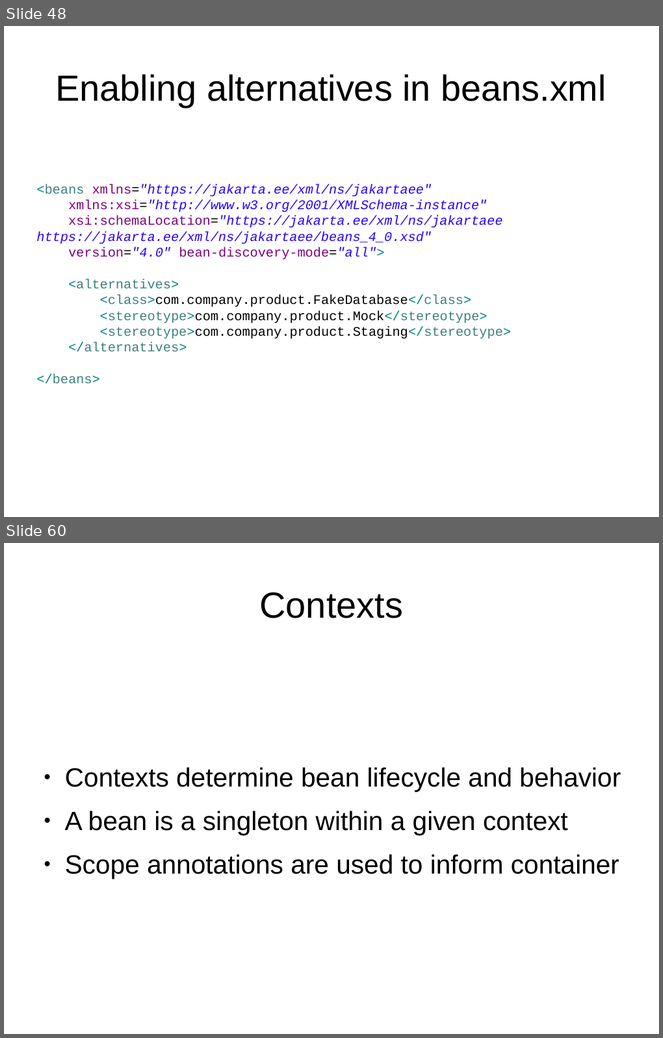
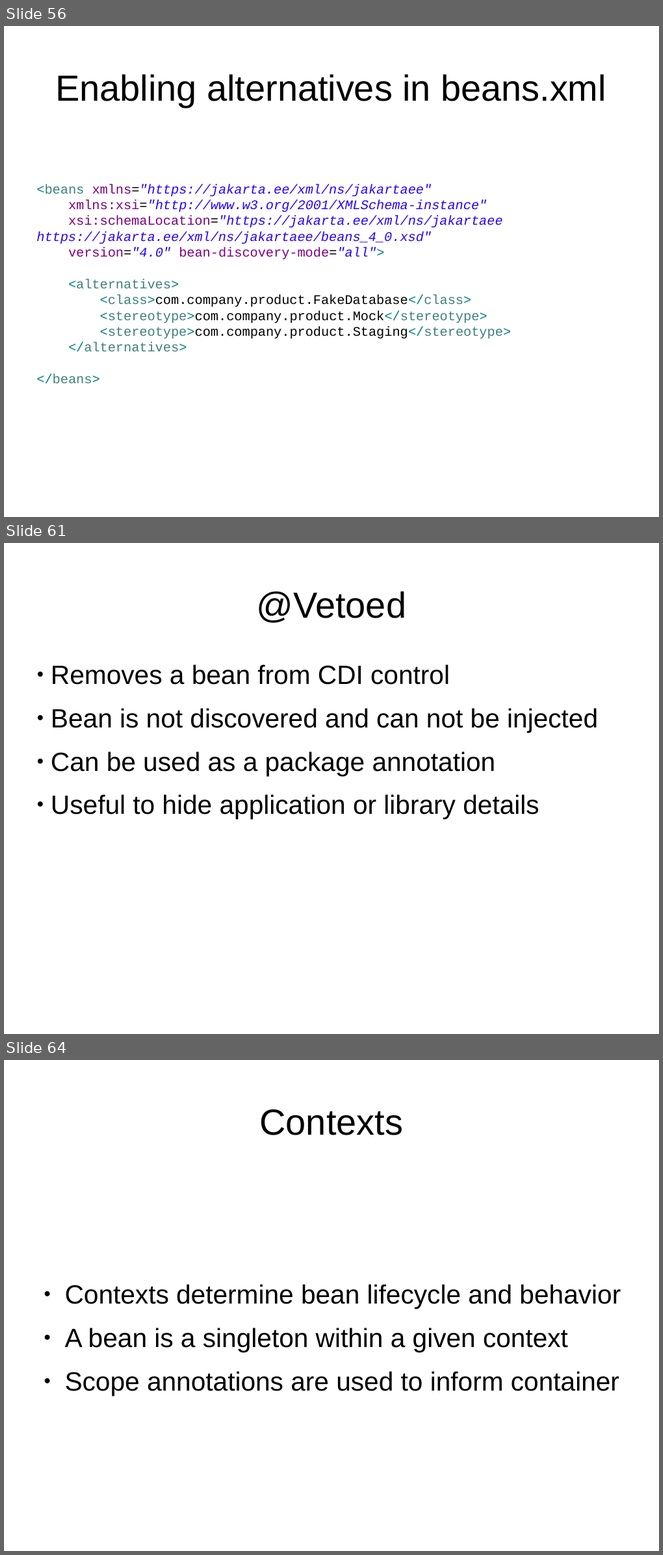
Before and after one commit to FrigoCoder/CDI, a slide deck: CDI.odp. Shown one above the other, each under a label of ours: slides 48 and 60 before the commit, slides 56, 61 and 64 after it; the slides between them are not shown. The pictures are 663x1038 and 663x1555 pixels, drawn with LibreOffice and Linux fonts; fonts in the diff are those of the drawing. Boxes give left, top, right and bottom in pixels: in the first picture for what was removed or moved away, otherwise in the second. Text is boxed around its words. In the diff, an @@ line names an element or a change of style, - is before the commit and + after.

```diff
--- a/CDI.odp
+++ b/CDI.odp
@@ slide 61 added at [4,543,659,1034], background #FFFFFF @@
@@ title added at [256,591,406,623], 44 pt, text #000000 @@
+@Vetoed
@@ text added at [51,665,598,819], 32 pt, text #000000 @@
+● Removes a bean from CDI control
+● Bean is not discovered and can not be injected
+● Can be used as a package annotation
+● Useful to hide application or library details
@@ what was slide 48 is now slide 56 @@
@@ what was slide 60 is now slide 64 @@
```
Also in this commit, not shown: 1 slide changed, 5 other slides added, 2 slides removed.
